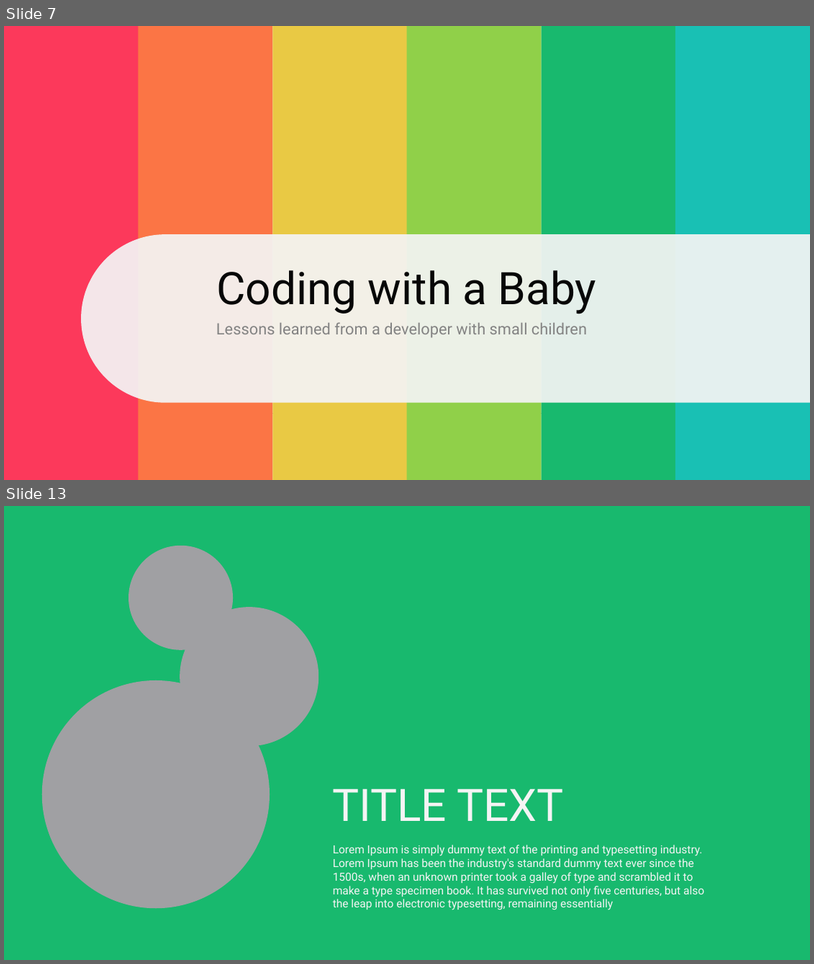
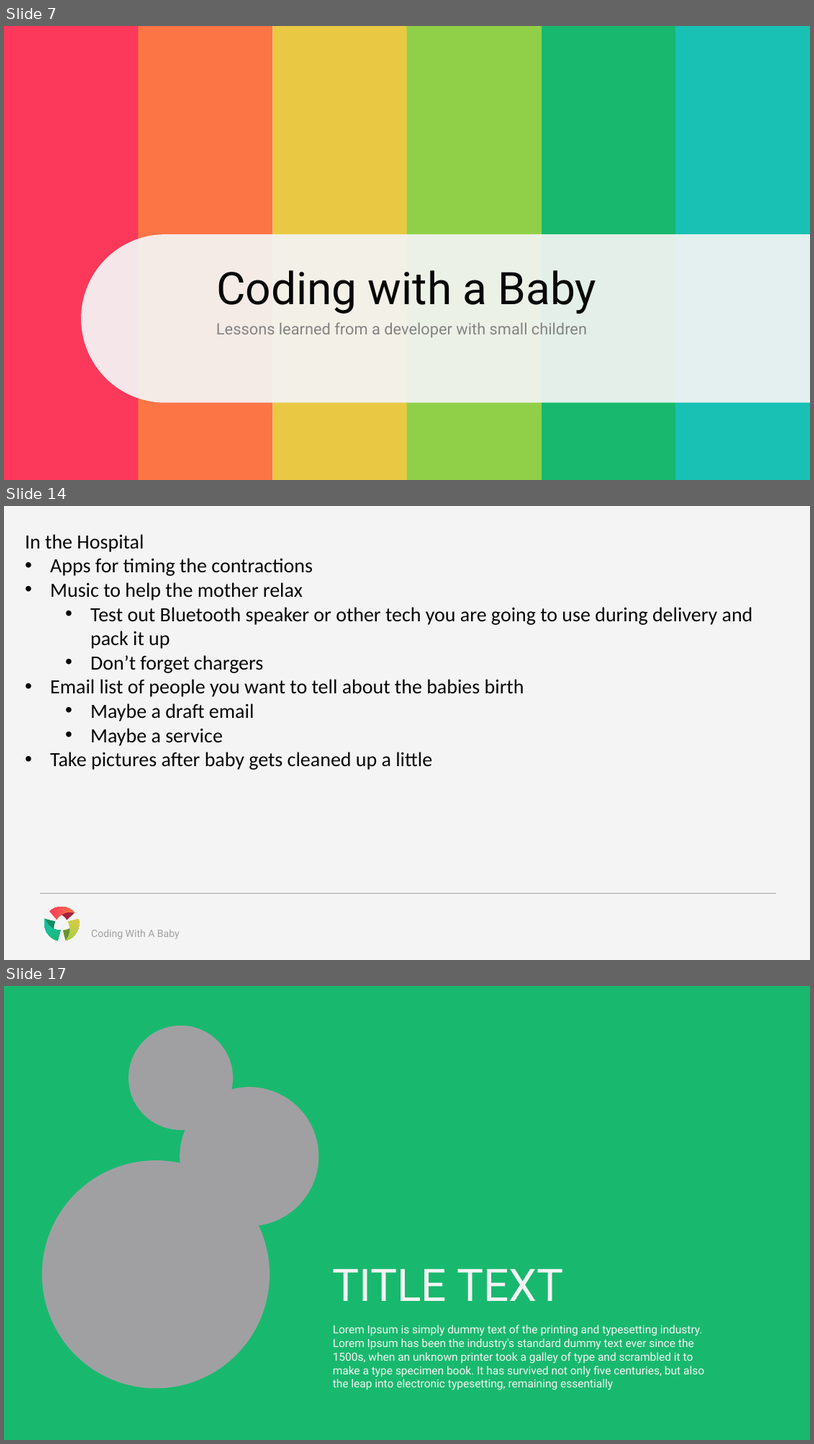
Before and after one commit to CognitiveBurden/CodingWithABaby, a slide deck: CodingWithABaby.pptx. Shown one above the other, each under a label of ours: slides 7 and 13 before the commit, slides 7, 14 and 17 after it; the slides between them are not shown. The pictures are 814x964 and 814x1444 pixels, drawn with LibreOffice and Linux fonts; fonts in the diff are those of the drawing. Boxes give left, top, right and bottom in pixels: in the first picture for what was removed or moved away, otherwise in the second. Text is boxed around its words. In the diff, an @@ line names an element or a change of style, - is before the commit and + after.

```diff
--- a/CodingWithABaby.pptx
+++ b/CodingWithABaby.pptx
@@ slide 14 added at [4,506,810,960], background #F4F4F4; not listed: 1 template element that a slide beside it also shows @@
@@ text added at [25,534,754,770], 18 pt, text #070707 @@
+In the Hospital
+• Apps for timing the contractions
+• Music to help the mother relax
+  • Test out Bluetooth speaker or other tech you are going to use during delivery and pack it up
+  • Don’t forget chargers
+• Email list of people you want to tell about the babies birth
+  • Maybe a draft email
+  • Maybe a service
+• Take pictures after baby gets cleaned up a little
@@ freeform shape added at [40,915,64,942], fill #118E5F @@
@@ freeform shape added at [40,916,64,943], fill gradient #18B96E to #19C0B4 @@
@@ freeform shape added at [49,906,74,919], fill gradient #FC395B to #FB7545 @@
@@ freeform shape added at [50,907,74,920], fill #A52239 @@
@@ freeform shape added at [59,916,82,943], fill #6A9132 @@
@@ freeform shape added at [59,915,83,944], fill gradient #E9C944 to #90D049 @@
@@ text added at [91,929,180,939], 9 pt, text #A0A0A3 @@
+Coding With A Baby
@@ what was slide 13 is now slide 17 @@
```
Also in this commit, not shown: 3 slides changed, 3 other slides added.
